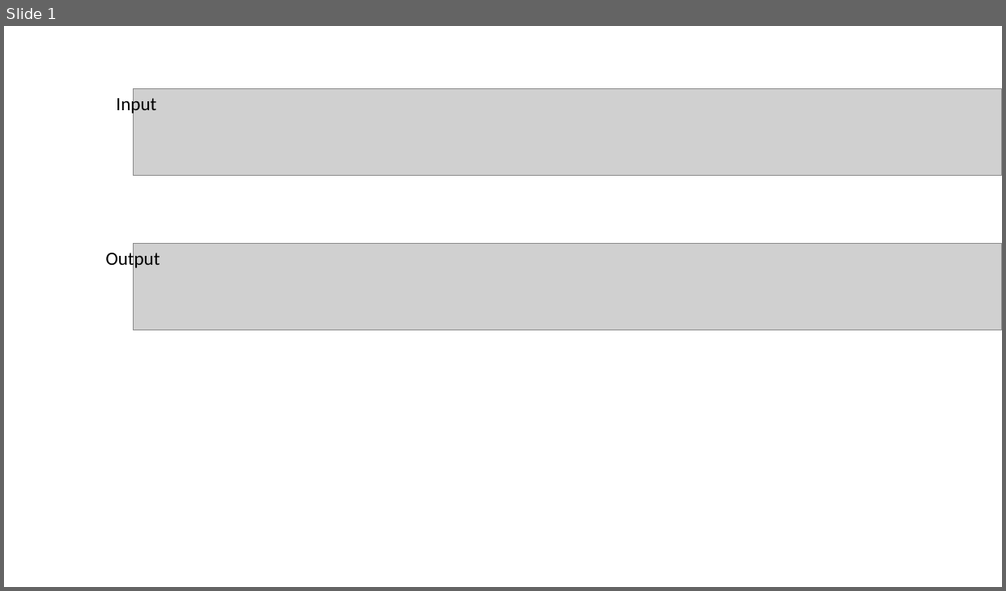
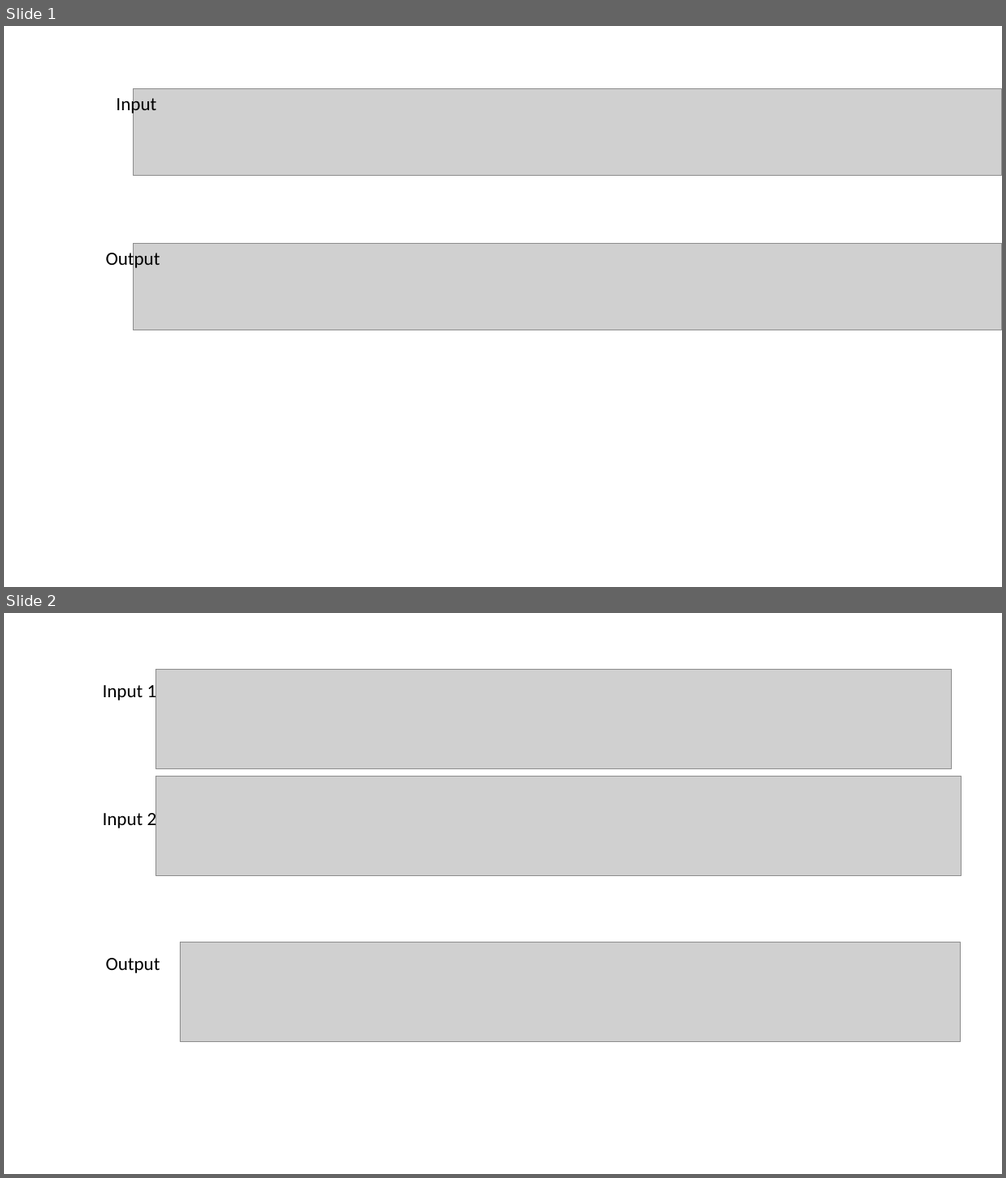
Before and after one commit to saeranv/DeepRad, a slide deck: paper_imgs/ppt_cheat.pptx. Shown one above the other, each under a label of ours: slide 1 before the commit, slides 1 and 2 after it. The pictures are 1006x591 and 1006x1178 pixels, drawn with LibreOffice and Linux fonts; fonts in the diff are those of the drawing; grey boxes stand for pictures. Boxes give left, top, right and bottom in pixels: in the first picture for what was removed or moved away, otherwise in the second. Text is boxed around its words. In the diff, an @@ line names an element or a change of style, - is before the commit and + after.

```diff
--- a/paper_imgs/ppt_cheat.pptx
+++ b/paper_imgs/ppt_cheat.pptx
@@ slide 2 added at bbox=[4, 613, 1002, 1174], background #FFFFFF @@
@@ text added at bbox=[103, 682, 157, 703], 18 pt, text #000000 @@
+Input 1
@@ picture added at bbox=[156, 669, 952, 769] @@
@@ picture added at bbox=[156, 776, 961, 875] @@
@@ text added at bbox=[103, 809, 157, 830], 18 pt, text #000000 @@
+Input 2
@@ picture added at bbox=[181, 942, 961, 1041] @@
@@ text added at bbox=[106, 958, 160, 973], 18 pt, text #000000 @@
+Output
```
Also in this commit, not shown: 4 other slides added, 34 other files.
